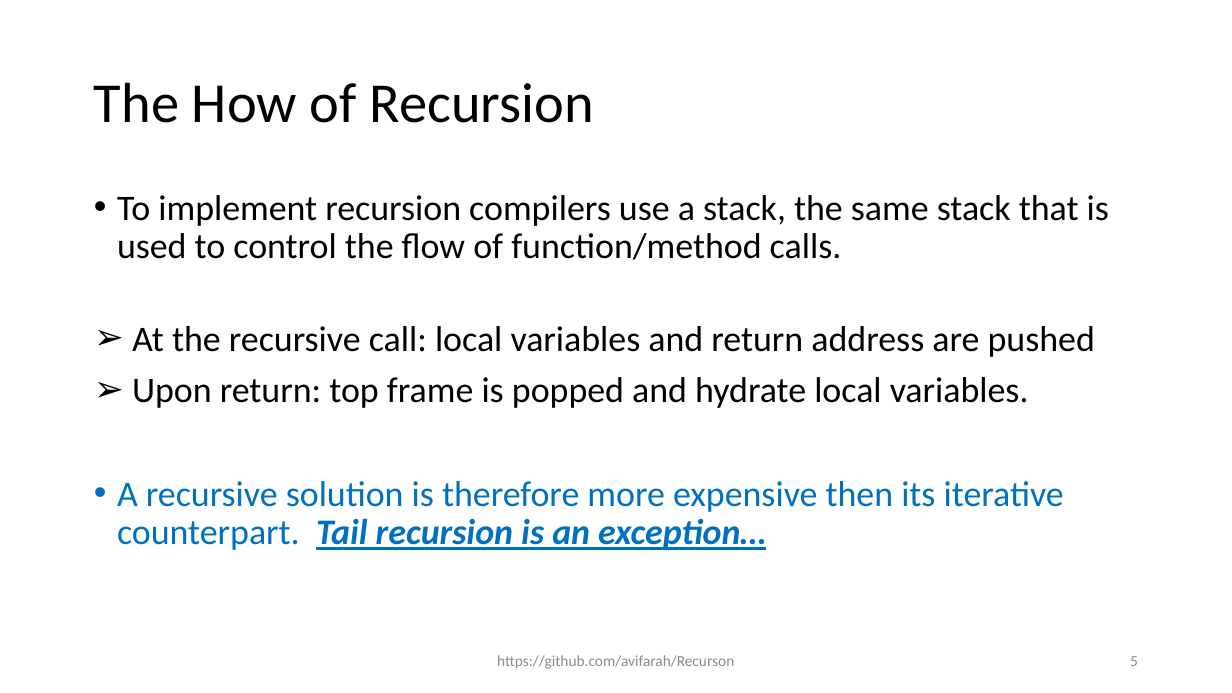
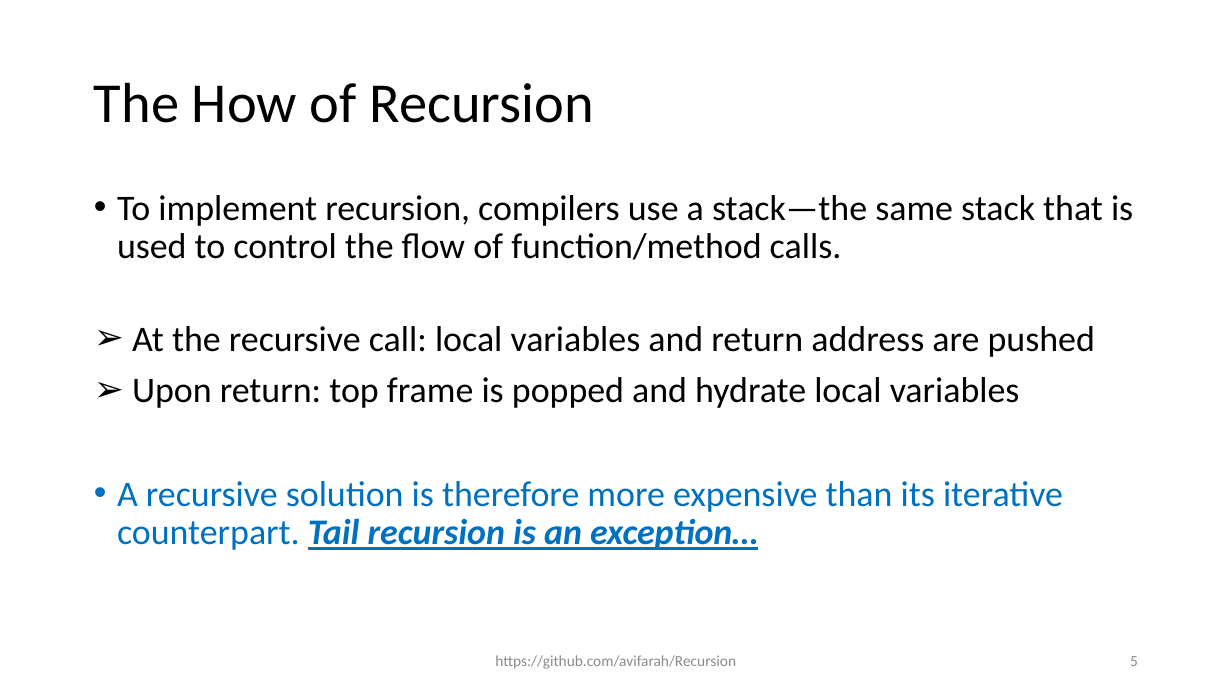
Before and after one commit to avifarah/Recursion, a slide deck: slide 5 of Recursion.pptx. Drawn at 1232x693 pixels with LibreOffice and Linux fonts; fonts in the diff are those of the drawing. Boxes give left, top, right and bottom in pixels: in the first picture for what was removed or moved away, otherwise in the second. Text is boxed around its words. In the diff, an @@ line names an element or a change of style, - is before the commit and + after.

Commit message:
Fix typos in hyperlinks

```diff
--- a/Recursion.pptx
+++ b/Recursion.pptx
@@ text at [117, 195, 1133, 260]: text changed @@
-• To implement recursion compilers use a stack, the same stack that is used to control the flow of function/method calls.
+• To implement recursion, compilers use a stack—the same stack that is used to control the flow of function/method calls.
@@ text at [117, 377, 1063, 550]: text changed @@
-➢ Upon return: top frame is popped and hydrate local variables.
-• A recursive solution is therefore more expensive then its iterative counterpart. Tail recursion is an exception…
+➢ Upon return: top frame is popped and hydrate local variables
+• A recursive solution is therefore more expensive than its iterative counterpart. Tail recursion is an exception…
@@ text at [495, 655, 736, 669]: text changed @@
-https://github.com/avifarah/Recurson
+https://github.com/avifarah/Recursion
```
Also in this commit, not shown: 9 other slides changed.
